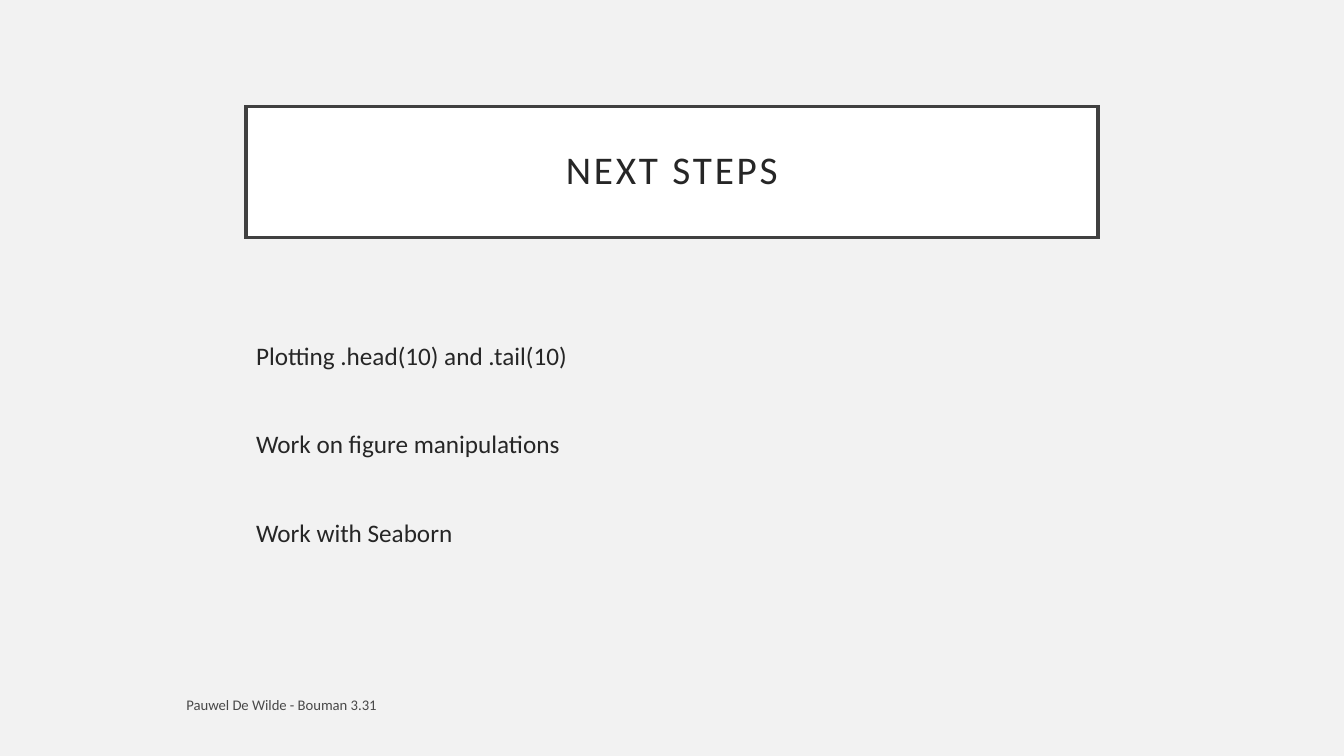
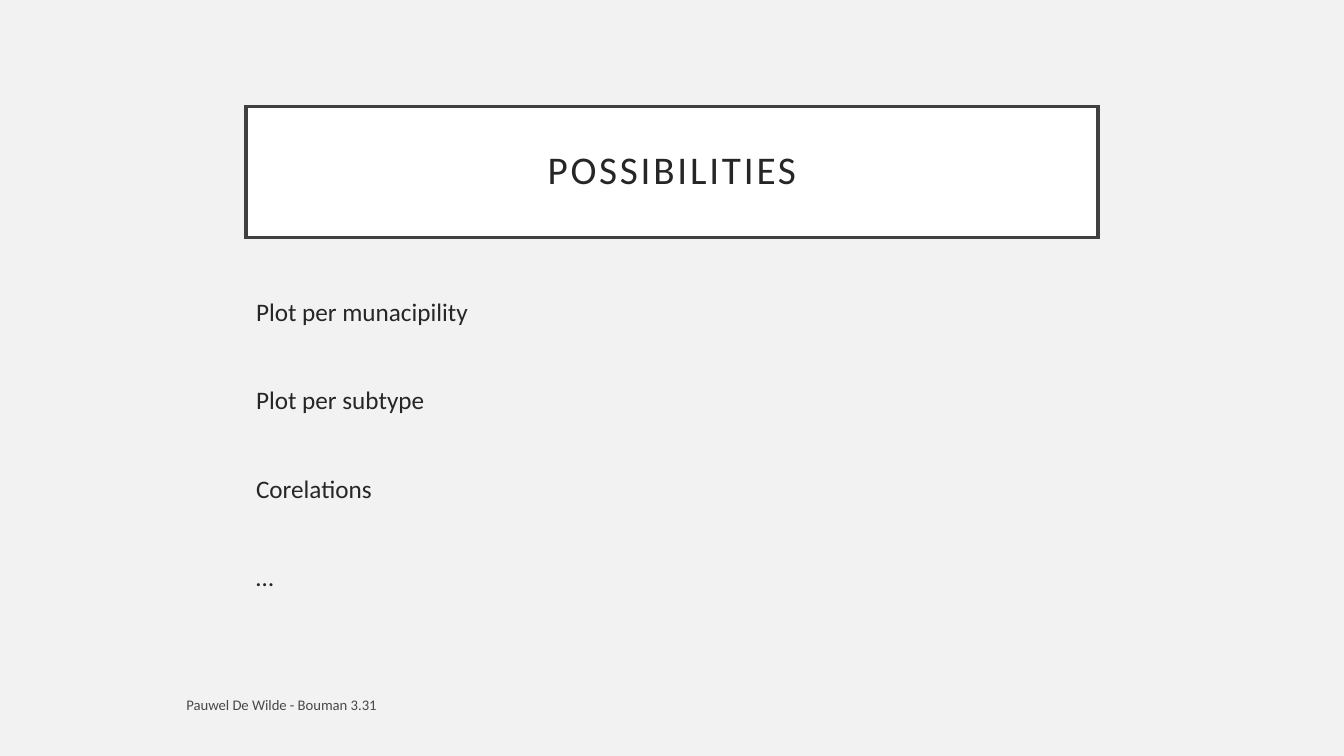
Before and after one commit to Pauwel1/Data-Analysis, a slide deck: slide 11 of Data_Analysis.pptx (slide 12 before the commit). Drawn at 1344x756 pixels with LibreOffice and Linux fonts; fonts in the diff are those of the drawing. Boxes give left, top, right and bottom in pixels: in the first picture for what was removed or moved away, otherwise in the second. Text is boxed around its words. In the diff, an @@ line names an element or a change of style, - is before the commit and + after.

```diff
--- a/Data_Analysis.pptx
+++ b/Data_Analysis.pptx
@@ title at (548, 158, 796, 185): text changed @@
-NEXT STEPS
+POSSIBILITIES
@@ text at (256, 303, 467, 498): text changed @@
-Plotting .head(10) and .tail(10)
-Work on figure manipulations
-Work with Seaborn
+Plot per munacipility
+Plot per subtype
+Corelations
+…
```
Also in this commit, not shown: 2 other slides changed, 1 slide added, 8 other files.
